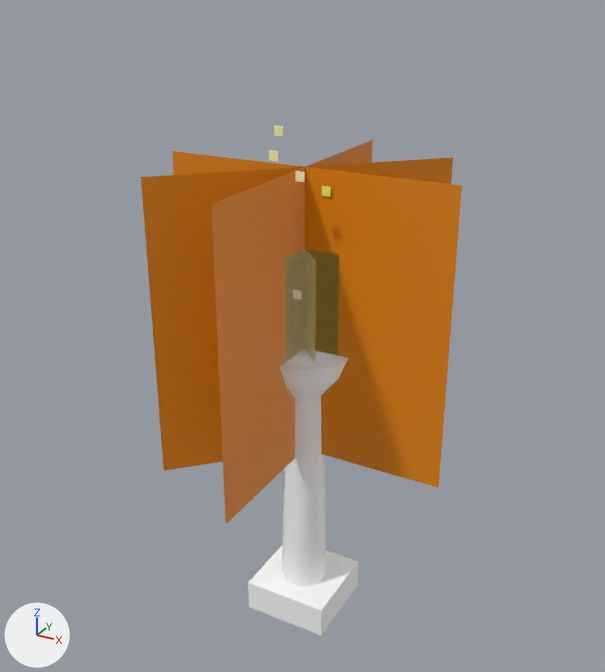
The glTF model assets/kart/scenery/models/leuchte_fackel.glb: old version first, new version second.
Camera for both pictures: a camera (50 mm lens) standing at (3.19, -5.83, 5.74) and looking at (-0.05, 0.06, 2.8). Lighting does not change. The marker at lower left points along +X, +Y and +Z. The older version comes first. Objects named as collision shapes, trigger or cutter boxes, shadow casters or lower levels of detail are left out. Vertices at exactly the same position are counted once.

Names of what the first picture shows: 'leuchte_fackel_lod0'.
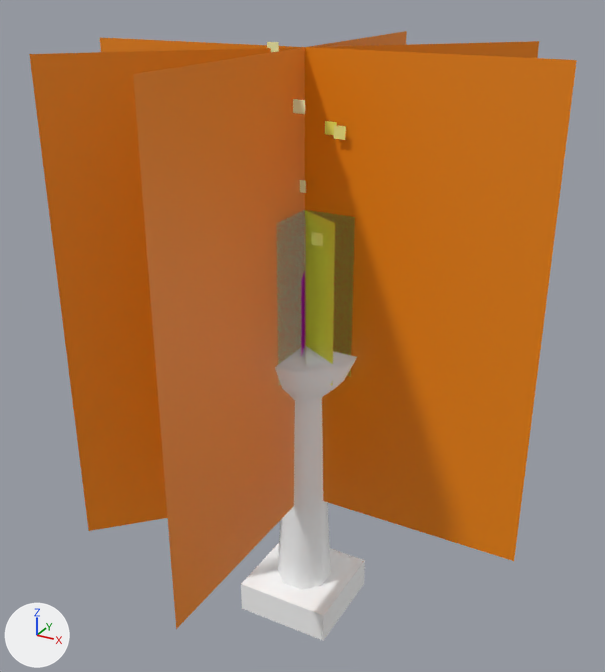
Changed parts and their boxes (x1, y1, x2, y2) in the pictures (605 x 672 px; the box of a moved part takes in the faces that stretch with it):
'leuchte_fackel_lod0', reshaped (70% wider, 20% taller)
    before: (141, 125, 462, 635)
    after: (29, 31, 577, 641)
part 1 of me_leuchte_fackel_lod0, added
    after: (241, 543, 365, 641)
part 2 of me_leuchte_fackel_lod0, moved or reshaped
    before: (274, 125, 283, 136)
    after: (325, 121, 337, 135)
part 3 of me_leuchte_fackel_lod0, moved or reshaped (not visible afterwards)
    before: (295, 171, 305, 182)
part 4 of me_leuchte_fackel_lod0, moved or reshaped (not visible afterwards)
    before: (269, 150, 278, 161)
part 5 of me_leuchte_fackel_lod0, moved or reshaped (not visible afterwards)
    before: (322, 186, 331, 197)
part 6 of me_leuchte_fackel_lod0, moved or reshaped
    before: (293, 289, 302, 300)
    after: (311, 232, 323, 246)
part 7 of me_leuchte_fackel_lod0, rebuilt (63% wider, 56% taller)
    before: (141, 157, 453, 471)
    after: (29, 41, 539, 531)
part 8 of me_leuchte_fackel_lod0, rebuilt
    before: (305, 249, 339, 355)
    after: (306, 210, 355, 377)
part 9 of me_leuchte_fackel_lod0, rebuilt (not visible before)
    after: (305, 210, 335, 385)
part 10 of me_leuchte_fackel_lod0, rebuilt
    before: (285, 249, 305, 362)
    after: (276, 210, 305, 385)
part 11 of me_leuchte_fackel_lod0, rebuilt
    before: (304, 250, 316, 362)
    after: (304, 220, 306, 364)
part 12 of me_leuchte_fackel_lod0, rebuilt (64% wider, 55% taller)
    before: (172, 151, 462, 488)
    after: (100, 37, 577, 561)
part 13 of me_leuchte_fackel_lod0, rebuilt (69% wider, 56% taller)
    before: (211, 140, 373, 524)
    after: (133, 31, 407, 629)
part 14 of me_leuchte_fackel_lod0, built on
    before: (248, 348, 358, 635)
    after: (267, 42, 357, 590)

What the commit changed:
me_leuchte_fackel_lod0 is used by ob_leuchte_fackel_lod0; location (0.0, 0.0, 0.0).
me_leuchte_fackel_lod0 had 103 vertices, 114 faces and spanned x -1.3..1.3, y -1.3..1.3, z 0.0..4.63.
me_leuchte_fackel_lod0 now has 143 vertices, 150 faces and spans x -2.0..2.0, y -2.0..2.0, z 0.0..5.24.
me_leuchte_fackel_lod0 part 1: a new loose piece, a box spanning x -0.45..0.45, y -0.45..0.45, z 0.0..0.3, in mat_defaultmaterial.
me_leuchte_fackel_lod0 part 2: the loose piece of 4 vertices spanning x -0.18..-0.1, y -0.16, z 4.55..4.63 is moved by (0.38, 0.14, 0.03).
me_leuchte_fackel_lod0 part 3: the loose piece of 4 vertices spanning x 0.06..0.14, y -0.26, z 4.25..4.33 is moved by (-0.01, 0.52, 0.15).
me_leuchte_fackel_lod0 part 4: the loose piece of 4 vertices spanning x -0.16..-0.08, y -0.28, z 4.39..4.47 is moved by (-0.02, -0.05, 0.56).
me_leuchte_fackel_lod0 part 5: the loose piece of 4 vertices spanning x 0.16..0.24, y -0.01, z 4.09..4.17 is moved by (-0.05, 0.28, 0.61).
me_leuchte_fackel_lod0 part 6: the loose piece of 4 vertices spanning x 0.04..0.12, y -0.26, z 3.28..3.36 is moved by (0.19, -0.02, 0.5).
me_leuchte_fackel_lod0 part 7: the loose piece of 4 vertices spanning x -0.91..0.91, y -0.91..0.91, z 1.7..4.3 is rebuilt with 4 vertices and now spans x -1.4..1.4, y -1.4..1.4, z 1.2..5.2.
me_leuchte_fackel_lod0 part 8: the loose piece of 4 vertices spanning x -0.32..0.32, y 0.0, z 2.62..3.62 is rebuilt with 4 vertices and now spans x -0.45..0.45, y 0.0, z 2.55..3.95.
me_leuchte_fackel_lod0 part 9: the loose piece of 4 vertices spanning x -0.23..0.23, y -0.23..0.23, z 2.62..3.62 is rebuilt with 4 vertices and now spans x -0.39..0.39, y -0.22..0.22, z 2.55..3.95.
me_leuchte_fackel_lod0 part 10: the loose piece of 4 vertices spanning x 0.0, y -0.32..0.32, z 2.62..3.62 is rebuilt with 4 vertices and now spans x 0.0, y -0.45..0.45, z 2.55..3.95.
me_leuchte_fackel_lod0 part 11: the loose piece of 4 vertices spanning x -0.23..0.23, y -0.23..0.23, z 2.62..3.62 is rebuilt with 4 vertices and now spans x -0.22..0.22, y -0.39..0.39, z 2.55..3.95.
me_leuchte_fackel_lod0 part 12: the loose piece of 4 vertices spanning x -1.3..1.3, y 0.0, z 1.7..4.3 is rebuilt with 4 vertices and now spans x -2.0..2.0, y 0.0, z 1.2..5.2.
me_leuchte_fackel_lod0 part 13: the loose piece of 4 vertices spanning x 0.0, y -1.3..1.3, z 1.7..4.3 is rebuilt with 4 vertices and now spans x 0.0, y -2.0..2.0, z 1.2..5.2.
me_leuchte_fackel_lod0 part 14: 41 vertices removed from x -0.42..0.42, y -0.42..0.42, z 0.0..2.72; 85 vertices added at x -0.51..0.51, y -0.51..0.51, z 0.3..5.24.
Other edits to the shape of me_leuchte_fackel_lod0 do not show in these pictures.
